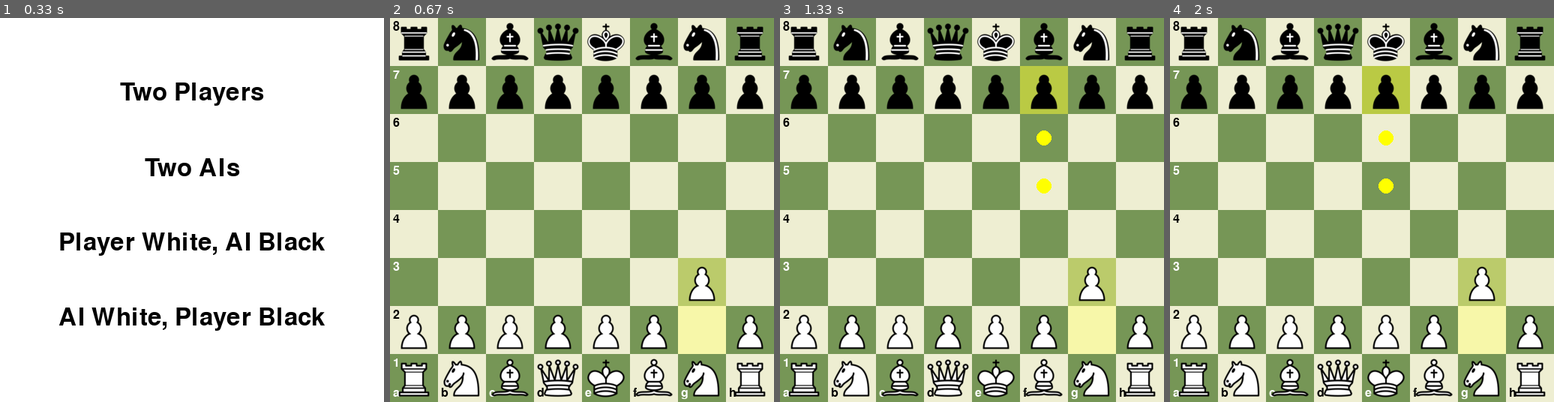
Above: before the commit, frames 1-4 (left to right).
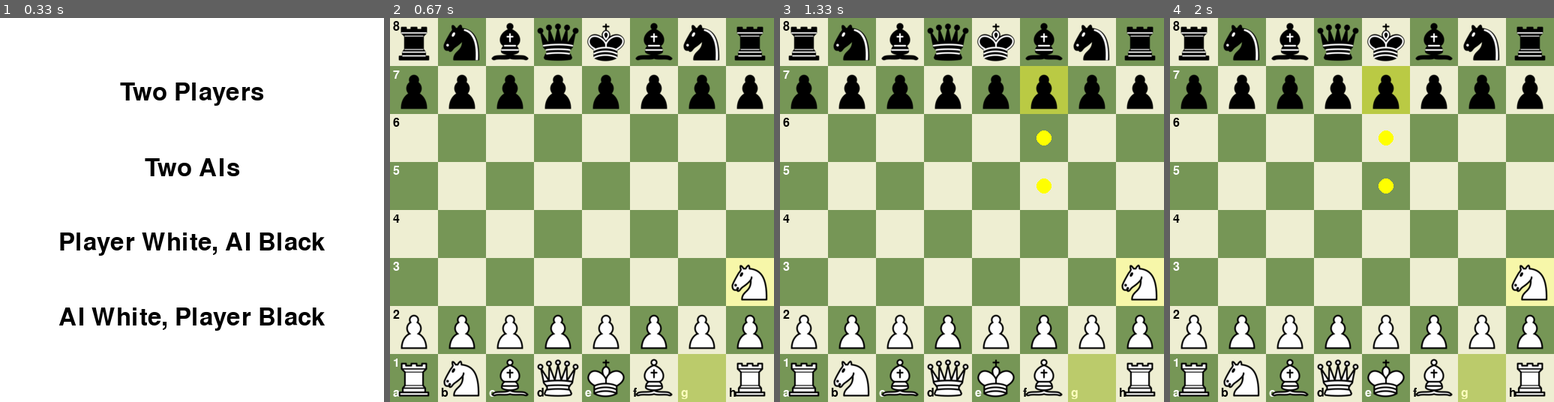
Above: after the commit, the same moments.

Repository: LeQuangMien10/ChessAI
Game: pygame game, started from main.py
The game is run twice, just before and just after one commit, with the same random seed, the same clock (stepped at 60 frames per second) and the same inputs.
Inputs (mouse positions are in pixels of both pictures, inside the frame that each line leads up to):
- Up to frame 1 (0.33 s): no input
- Up to frame 2 (0.67 s): click (582, 317) at 0.38 s
- Up to frame 3 (1.33 s): click (1029, 75) at 1.22 s
- Up to frame 4 (2 s): click (1504, 344) at 1.55 s; click (1369, 79) at 1.88 s

Frame 1 is identical in both runs. In frame 2, 6.2% of the frame differs, in the area x 75-100%, y 62-100%; in frame 3, 6.2%; in frame 4, 6.2%.

Commit message:
Basic negamax

Diff:
--- a/changes.txt
+++ b/changes.txt
@@ -22,3 +22,6 @@
 11:32 AM 17/4/2025: Sửa hòa sau 3 lần lặp, sửa checkmate lần 2
 8:35 AM 18/4/2025: Thêm lưu transition và transition_table trong get_best_move
 3.05 PM 18/4/2025: fix syzygy open at top
+
+
+8:31 PM 18/04/2025: Logic cơ bản của negamax
--- a/config.py
+++ b/config.py
@@ -20,7 +20,7 @@
 AI_VS_PLAYER = 3
 
 # Game
-DEFAULT_DEPTH = 5
+DEFAULT_DEPTH = 3
 TRANSPOSITION_FILE = 'transposition_table.pkl'
 HISTORY_TABLE_FILE = 'history_table.pkl'
 
--- a/evaluation.py
+++ b/evaluation.py
@@ -2,16 +2,32 @@
 
 from config import *
 
-def evaluate_position(board_, ai_color_):
+def evaluate_position(board_, color):
+    """
+    Đánh giá bàn cờ theo góc nhìn AI
+    :param board_: bàn cờ
+    :param color: 1 cho trắng, -1 cho đen
+    :return:
+    """
     evaluation = 0
 
-    evaluation += material(board_, ai_color_)
+    if board_.is_checkmate():
+        return -float('inf')
+    if board_.is_stalemate() or board_.is_insufficient_material() or board_.is_seventyfive_moves() or board_.is_fivefold_repetition():
+        return 0  # Hòa, trả về 0
+
+    evaluation += material(board_)
 
     evaluation += piece_square_tables(board_)
 
-    return evaluation
+    return evaluation * color
 
-def material(board_, ai_color_):
+def material(board_):
+    """
+    Đánh giá material theo quân trắng.
+    :param board_: bàn cờ
+    :return: điểm nguyên liệu theo quân trắng
+    """
     value = 0
     for square in chess.SQUARES:
         piece = board_.piece_at(square)
@@ -21,6 +37,12 @@
     return value
 
 def piece_square_tables(board_):
+    """
+    Đánh giá vị trí quân cờ theo quân trắng
+    :param board_: bàn cờ
+    :return: Điểm vị trí các quân cờ theo màu trắng
+    """
+    evaluation_ = 0
     positional_bonus = 0
     for square in chess.SQUARES:
         piece = board_.piece_at(square)
@@ -40,6 +62,8 @@
             elif piece.piece_type == chess.KING:
                 positional_bonus = KING_POSITION_BONUS[7 - index // 8][index % 8]
 
+            evaluation_ += positional_bonus if piece.color == chess.WHITE else -positional_bonus
+
     return positional_bonus
 
 # Pawn Structure
--- a/negamax.py
+++ b/negamax.py
@@ -1,10 +1,21 @@
+import chess
+
 from config import *
 from evaluation import evaluate_position
 
 
 def negamax(board_, depth_, alpha, beta, color):
+    """
+    Negamax.
+    :param board_: bàn cờ
+    :param depth_: độ sâu
+    :param alpha: alpha
+    :param beta: beta
+    :param color: 1 cho trắng, -1 cho đen
+    :return: điểm số cao nhất theo góc nhìn AI
+    """
     if depth_ == 0 or board_.is_game_over():
-        return color * evaluate_position(board_, ai_color_=board_.turn if color == 1 else not board_.turn)
+        return evaluate_position(board_, color=color)
 
     max_score = float('-inf')
     for move in board_.legal_moves:
@@ -21,6 +32,12 @@
 
 
 def get_best_move(board_, depth_):
+    """
+    Tìm nước đi tốt nhất theo negamax.
+    :param board_: bàn cờ
+    :param depth_: độ sâu
+    :return: nước đi tốt nhất theo góc nhìn AI
+    """
     best_move = None
     best_score = float('-inf')
     alpha = float('-inf')
@@ -37,4 +54,7 @@
             best_move = move
         alpha = max(alpha, score)
 
+    san = board_.san(best_move)
+    print(f"Best move: {san}, Score: {best_score}")
+
     return best_move
